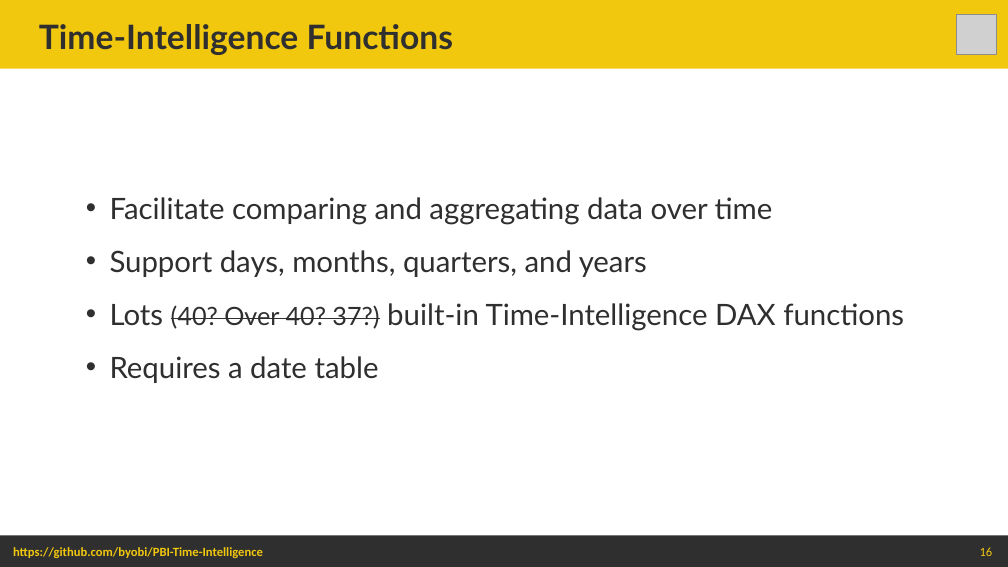
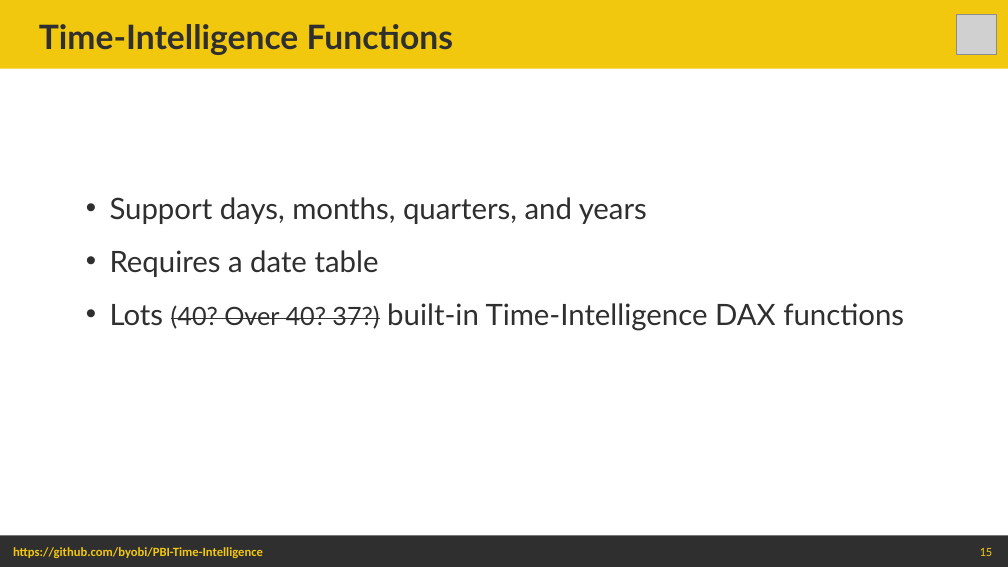
Before and after one commit to byobi/PBI-Time-Intelligence, a slide deck: slide 15 of Power BI Time Intelligence - Beyond the Basics.pptx (slide 16 before the commit). Drawn at 1008x567 pixels with LibreOffice and Linux fonts; fonts in the diff are those of the drawing; grey boxes stand for pictures. Boxes give left, top, right and bottom in pixels: in the first picture for what was removed or moved away, otherwise in the second. Text is boxed around its words. In the diff, an @@ line names an element or a change of style, - is before the commit and + after.

```diff
--- a/Power BI Time Intelligence - Beyond the Basics.pptx
+++ b/Power BI Time Intelligence - Beyond the Basics.pptx
@@ text at <box>110,197,773,224</box>: paragraph removed @@
-• Facilitate comparing and aggregating data over time
@@ text at <box>110,250,379,277</box>: paragraph added @@
+• Requires a date table
@@ text at <box>110,356,379,383</box>: paragraph removed @@
-• Requires a date table
```
Also in this commit, not shown: 7 other slides changed, 2 slides added, 2 slides removed, 15 other files.
